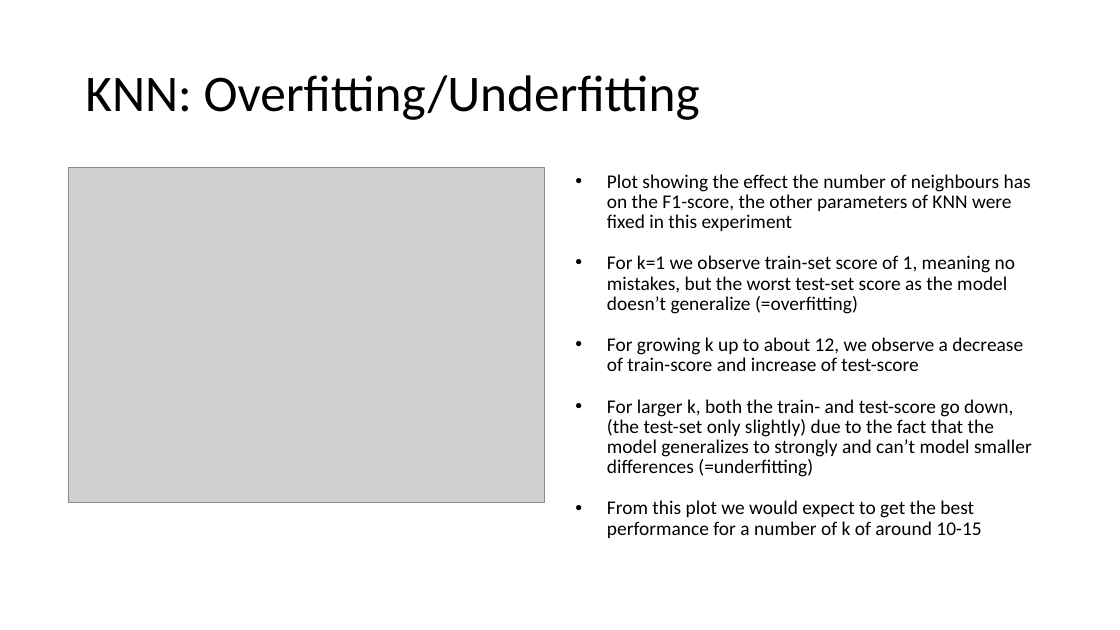
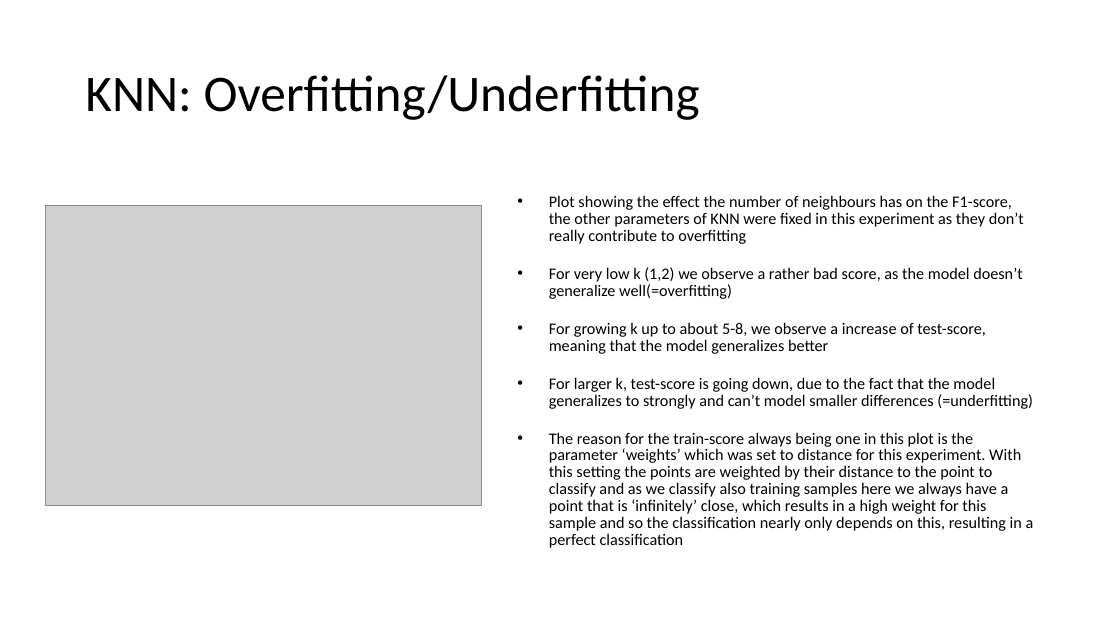
Before and after one commit to sandroassek/SS23_UE_MLPC, a slide deck: slide 11 of Task_3_1.pptx. Drawn at 1120x630 pixels with LibreOffice and Linux fonts; fonts in the diff are those of the drawing; grey boxes stand for pictures. Boxes give left, top, right and bottom in pixels: in the first picture for what was removed or moved away, otherwise in the second. Text is boxed around its words. In the diff, an @@ line names an element or a change of style, - is before the commit and + after.

Commit message:
Changed Overfitting

```diff
--- a/Task_3_1.pptx
+++ b/Task_3_1.pptx
@@ picture resized from (x1=68, y1=168, x2=544, y2=502) to (x1=45, y1=206, x2=481, y2=505) @@
@@ text at (x1=549, y1=195, x2=1034, y2=548): text changed; size 16.6 to 13.9 pt @@
-• Plot showing the effect the number of neighbours has on the F1-score, the other parameters of KNN were fixed in this experiment
-• For k=1 we observe train-set score of 1, meaning no mistakes, but the worst test-set score as the model doesn’t generalize (=overfitting)
-• For growing k up to about 12, we observe a decrease of train-score and increase of test-score
-• For larger k, both the train- and test-score go down, (the test-set only slightly) due to the fact that the model generalizes to strongly and can’t model smaller differences (=underfitting)
-• From this plot we would expect to get the best performance for a number of k of around 10-15
+• Plot showing the effect the number of neighbours has on the F1-score, the other parameters of KNN were fixed in this experiment as they don’t really contribute to overfitting
+• For very low k (1,2) we observe a rather bad score, as the model doesn’t generalize well(=overfitting)
+• For growing k up to about 5-8, we observe a increase of test-score, meaning that the model generalizes better
+• For larger k, test-score is going down, due to the fact that the model generalizes to strongly and can’t model smaller differences (=underfitting)
+• The reason for the train-score always being one in this plot is the parameter ‘weights’ which was set to distance for this experiment. With this setting the points are weighted by their distance to the point to classify and as we classify also training samples here we always have a point that is ‘infinitely’ close, which results in a high weight for this sample and so the classification nearly only depends on this, resulting in a perfect classification
```
Also in this commit, not shown: 2 other slides changed.
